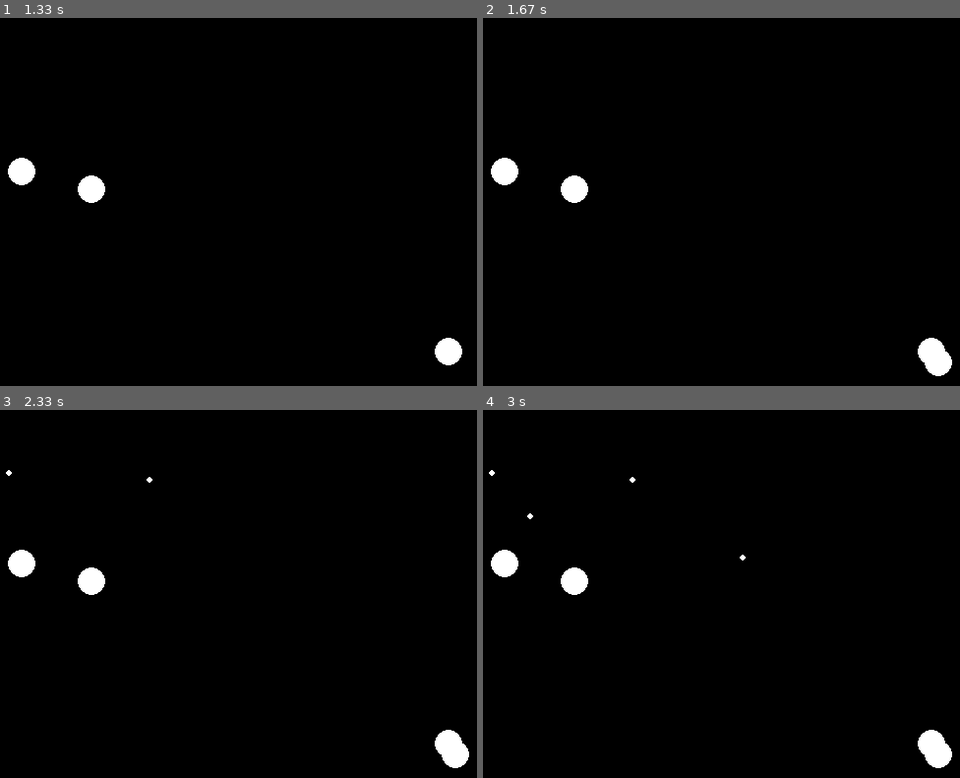
Above: before the commit, frames 1-4 (two rows, left to right).
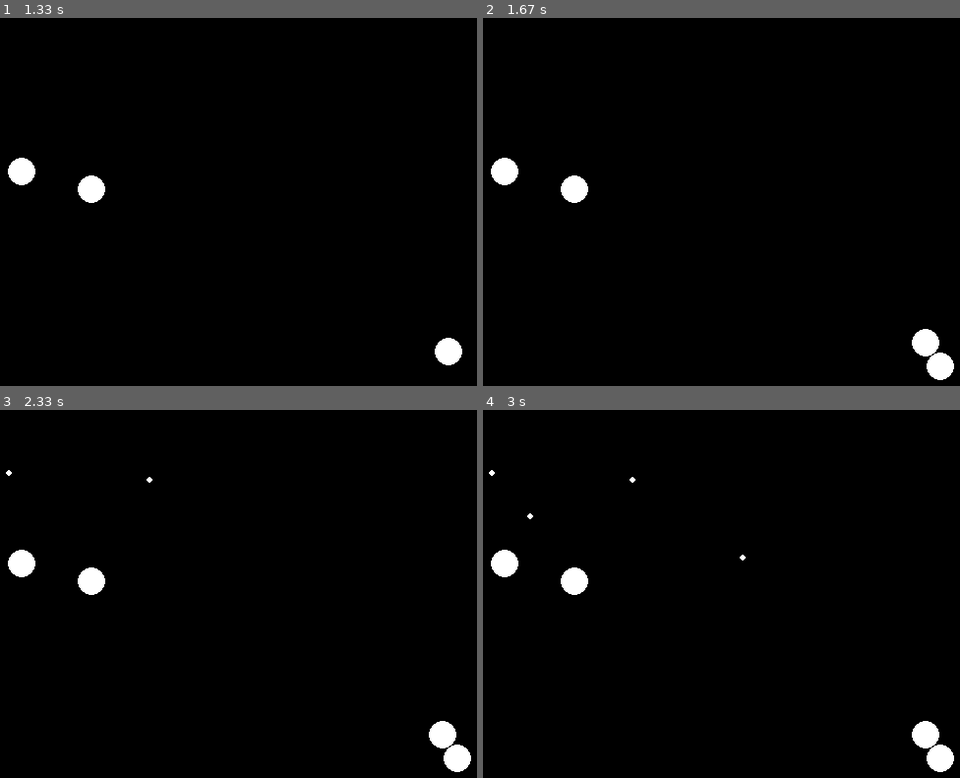
Above: after the commit, the same moments.

Repository: saubun/python-repo
Game: pygame game, started from src/balls.py
Two runs of this game, one before a commit and one after it. Both use one fixed random seed, a clock stepped at 60 frames per second and the inputs below.
Inputs (mouse positions are in pixels of both pictures, inside the frame that each line leads up to):
- Up to frame 1 (1.33 s): press the mouse at (233, 216) at 0.37 s; move the mouse to (162, 202) at 0.47 s; release the mouse at (90, 190) at 0.6 s; press the mouse at (233, 216) at 0.7 s; move the mouse to (343, 282) at 0.8 s; release the mouse at (448, 352) at 0.93 s; press the mouse at (233, 216) at 1.03 s; move the mouse to (128, 194) at 1.13 s; release the mouse at (23, 172) at 1.27 s
- Up to frame 2 (1.67 s): press the mouse at (716, 216) at 1.37 s; move the mouse to (826, 290) at 1.47 s; release the mouse at (936, 363) at 1.6 s
- Up to frame 3 (2.33 s): click (147, 479) at 1.72 s; click (9, 472) at 2.05 s
- Up to frame 4 (3 s): click (530, 516) at 2.38 s; click (740, 557) at 2.72 s

Frame 1 is identical in both runs. In frame 2, 0.3% of the frame differs, in the area x 89-99%, y 84-99%; in frame 3, 0.3%; in frame 4, 0.3%.

Commit message:
balls are now smart

Diff:
--- a/src/balls.py
+++ b/src/balls.py
@@ -17,14 +17,14 @@
 clock = pygame.time.Clock()
 
 
-class Ball(object):
+class Ball:
     def __init__(self, x, y, r):
         self.x = x
         self.y = y
         self.r = r
+        self.pos = pygame.Vector2(self.x, self.y)
 
     def draw(self):
-        self.pos = pygame.Vector2(self.x, self.y)
         pygame.draw.circle(screen, WHITE, self.pos, self.r)
 
 
@@ -35,36 +35,44 @@
     tempball = Ball(0, 0, 0)
     while running:
         clock.tick(FPS)
+
+        # Make a grow effect while mouse is pressed
         if pygame.mouse.get_pressed()[0]:
             radius += 1
-
             pos = pygame.mouse.get_pos()
             tempball = Ball(pos[0], pos[1], radius)
 
+        # Main event listening
         for event in pygame.event.get():
             if event.type == pygame.QUIT:
                 running = False
+
+            # Delete the grow effect ball and draw real one
             if event.type == pygame.MOUSEBUTTONUP:
+                pos = pygame.mouse.get_pos()
                 del tempball
-                pos = pygame.mouse.get_pos()
                 balls.append(Ball(pos[0], pos[1], radius))
                 radius = 0
 
+        # Reset display
         screen.fill(BLACK)
 
+        # Render all balls
         for ball in balls:
             ball.draw()
 
             # Collision detection for each ball
             for nball in balls:
                 if nball != ball:
-                    dx = ball.x - nball.x
-                    dy = ball.y - nball.y
-                    distance = math.sqrt(dx * dx + dy * dy)
+                    displacement = ball.pos - nball.pos
+                    direction = displacement.normalize()
+                    velocity = direction * 5
+                    distance = displacement.magnitude()
 
                     if distance < ball.r + nball.r:
-                        print('collision')
+                        ball.pos += velocity
 
+        # Draw the temp ball if it exists
         try:
             tempball.draw()
         except Exception:
